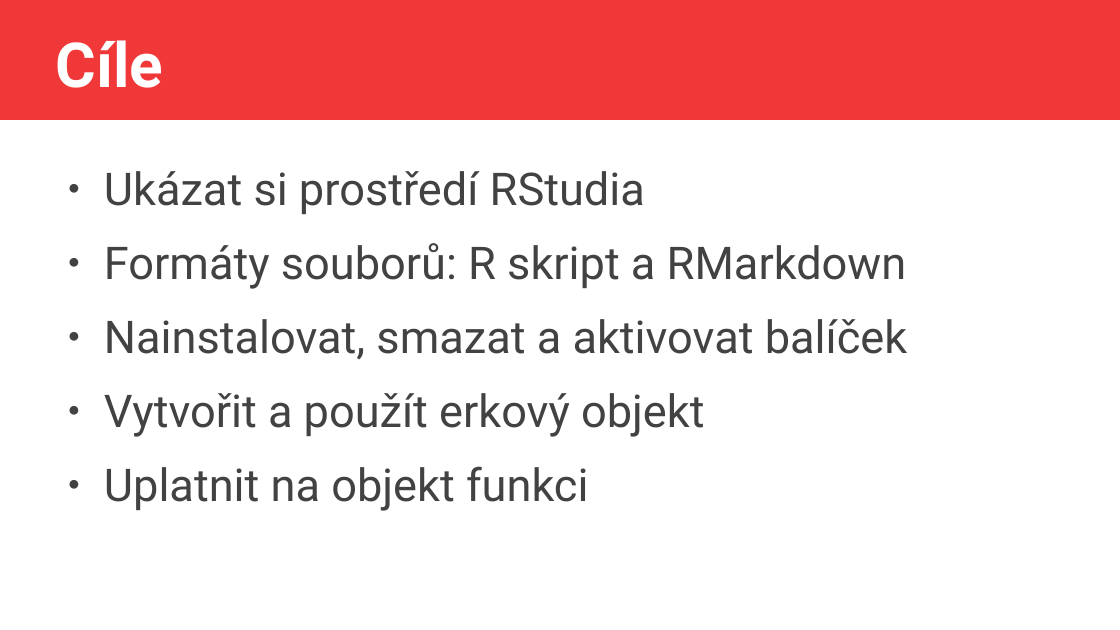
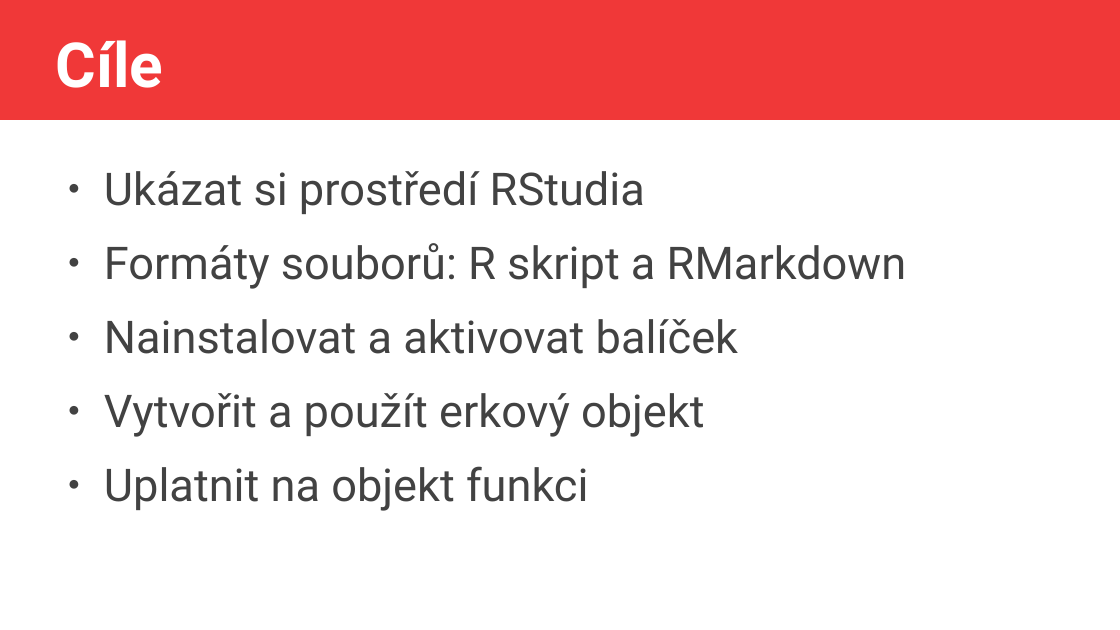
Before and after one commit to jlacko/Intro2R, a slide deck: slide 2 of prezentace/1 - prostředí + operace.odp. Drawn at 1120x630 pixels with LibreOffice and Linux fonts; fonts in the diff are those of the drawing. Boxes give left, top, right and bottom in pixels: in the first picture for what was removed or moved away, otherwise in the second. Text is boxed around its words. In the diff, an @@ line names an element or a change of style, - is before the commit and + after.

```diff
--- a/prezentace/1 - prostředí + operace.odp
+++ b/prezentace/1 - prostředí + operace.odp
@@ text at (x1=104, y1=319, x2=738, y2=354): text changed @@
-● Nainstalovat, smazat a aktivovat balíček
+● Nainstalovat a aktivovat balíček
```
Also in this commit, not shown: 2 other slides changed, 21 other files.
